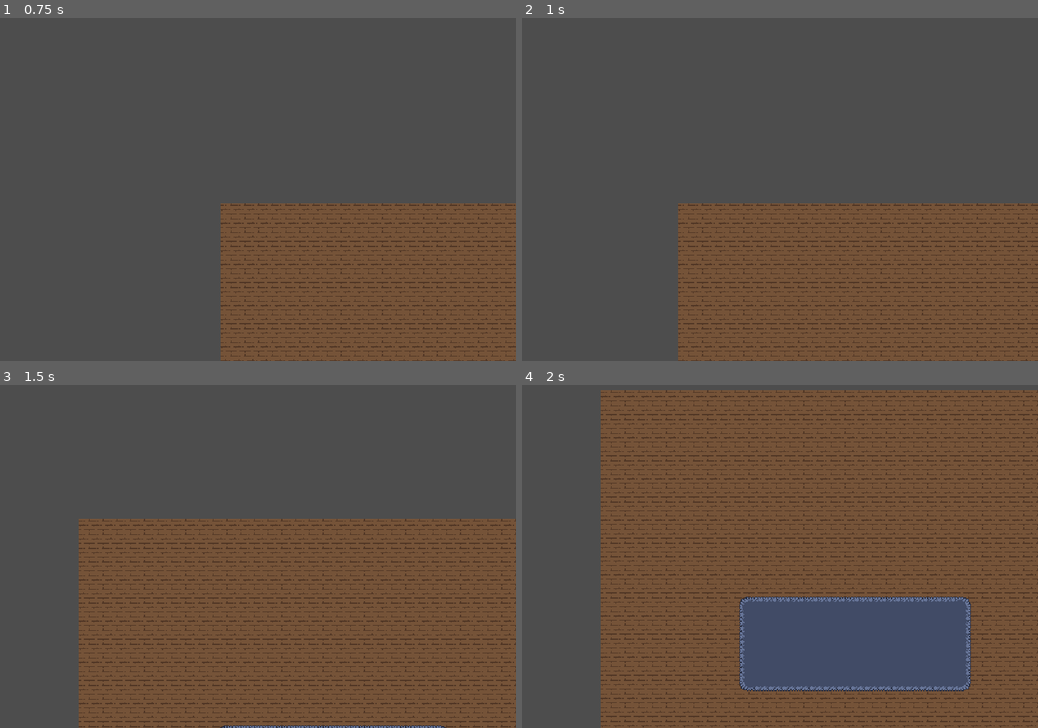
Above: before the commit, frames 1-4 (two rows, left to right).
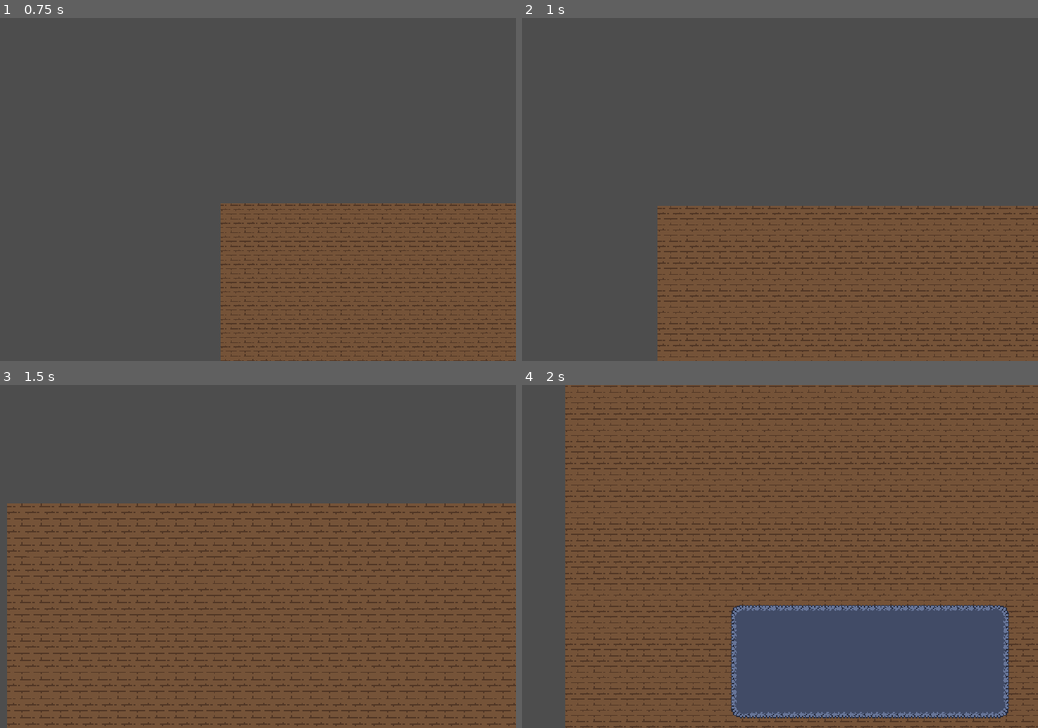
Above: after the commit, the same moments.

Repository: SiTOTG/KingVsKing
Game: Godot game, scene res://world/world.tscn
Same seed, same stepped clock (60 frames per second), same inputs: the game is played once before the commit and once after it.
Inputs (mouse positions are in pixels of both pictures, inside the frame that each line leads up to):
- Up to frame 1 (0.75 s): tap Enter at 0.5 s; move the mouse to (371, 172) at 0.52 s; hold Right (ui_right) from 0.53 s (still down); right-click (371, 172) at 0.6 s
- Up to frame 2 (1 s): keep holding Right (ui_right); tap Mouse wheel up (zoom_in_slow, bound only after the commit) at 0.8 s
- Up to frame 3 (1.5 s): move the mouse to (154, 573) at 1.27 s; release Right (ui_right) at 1.28 s; hold Down (ui_down) from 1.28 s (still down); tap Mouse wheel up (zoom_in_slow, bound only after the commit) at 1.35 s
- Up to frame 4 (2 s): keep holding Down (ui_down); tap Mouse wheel down (zoom_out_slow, bound only after the commi… at 1.55 s

Frame 1 is identical in both runs. In frame 2, 9.9% of the frame differs, in the area x 26-100%, y 54-100%; in frame 3, 27%; in frame 4, 33%, in the area x 8-100%, y 0-100%.

Commit message:
Add zoom capabilities to camera

Diff:
--- a/project.godot
+++ b/project.godot
@@ -64,6 +64,16 @@
 "events": [Object(InputEventMouseButton,"resource_local_to_scene":false,"resource_name":"","device":-1,"window_id":0,"a …(236 unchanged characters)…
 ]
 }
+zoom_in_slow={
+"deadzone": 0.5,
+"events": [Object(InputEventMouseButton,"resource_local_to_scene":false,"resource_name":"","device":-1,"window_id":0,"alt_pressed":false,"shift_pressed":false,"ctrl_pressed":false,"meta_pressed":false,"button_mask":0,"position":Vector2(0, 0),"global_position":Vector2(0, 0),"factor":1.0,"button_index":4,"pressed":false,"double_click":false,"script":null)
+]
+}
+zoom_out_slow={
+"deadzone": 0.5,
+"events": [Object(InputEventMouseButton,"resource_local_to_scene":false,"resource_name":"","device":-1,"window_id":0,"alt_pressed":false,"shift_pressed":false,"ctrl_pressed":false,"meta_pressed":false,"button_mask":0,"position":Vector2(0, 0),"global_position":Vector2(0, 0),"factor":1.0,"button_index":5,"pressed":false,"double_click":false,"script":null)
+]
+}
 
 [rendering]
 
--- a/world/player_camera.gd
+++ b/world/player_camera.gd
@@ -1,12 +1,18 @@
 extends Camera2D
 
 const VELOCITY_MOVE_KEYBOARD = 300
+
+@export_range(1.5, 4) var ZOOM_IN_LIMIT = 3
+@export_range(0.1, 0.5) var ZOOM_OUT_LIMIT = 0.3
+@export_range(0.03, 0.15) var ZOOM_SLOW_SPEED = 0.1
 
 var mouse_start_pos
 var screen_start_position
 
 var dragging = false
 
+func _ready():
+	Input.mouse_mode = Input.MOUSE_MODE_CONFINED
 
 func _unhandled_input(event):
 	if event.is_action("drag"):
@@ -16,12 +22,17 @@
 			dragging = true
 		else:
 			dragging = false
+	elif event.is_action("zoom_in_slow"):
+		zoom.x = min(zoom.x + ZOOM_SLOW_SPEED, ZOOM_IN_LIMIT)
+		zoom.y = zoom.x
+	elif event.is_action("zoom_out_slow"):
+		zoom.x = max(zoom.x - ZOOM_SLOW_SPEED, ZOOM_OUT_LIMIT)
+		zoom.y = zoom.x
 	elif event is InputEventMouseMotion and dragging:
-		position = zoom * (mouse_start_pos - event.position) + screen_start_position
-
+		position = (mouse_start_pos - event.position) + screen_start_position
 
 func _process(delta):
 	var move_input = Input.get_vector("ui_left", "ui_right", "ui_up", "ui_down")
 
 	if move_input != Vector2.ZERO:
-		position = zoom * move_input*delta*VELOCITY_MOVE_KEYBOARD + position
+		position = move_input*delta*VELOCITY_MOVE_KEYBOARD + position
--- a/world/world.tscn
+++ b/world/world.tscn
@@ -13,6 +13,7 @@
 
 [node name="PlayerCamera" type="Camera2D" parent="."]
 current = true
+limit_smoothed = true
 editor_draw_limits = true
 editor_draw_drag_margin = true
 script = ExtResource("2_2qahm")
